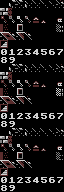
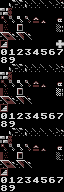
Layered file, before and after one edit (64×192). Changes by layer:
painted on "Background" over [left=56, top=40, right=64, bottom=48]
